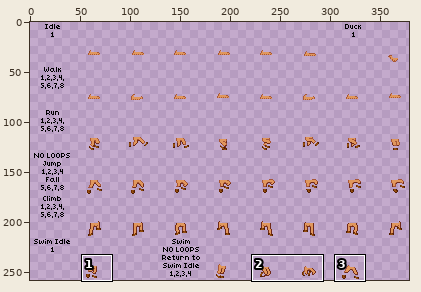
A sprite sheet gets an edit: src/items/armors/coatlica/coatlica-outfit1/pants.png. Above: a wide view before the commit, with the close-up outlined.
Close-up. First the earlier version:
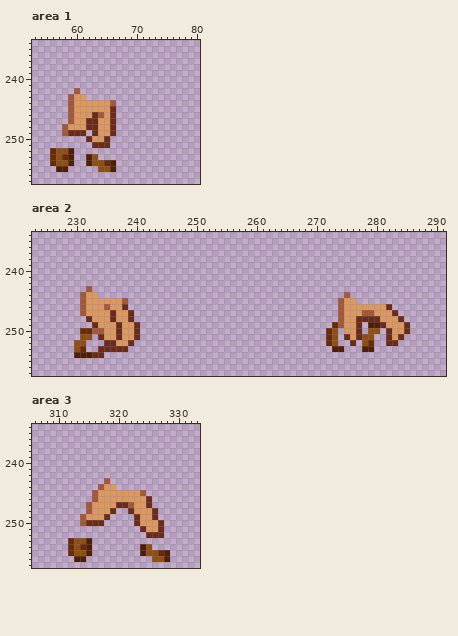
The file is 387x258 pixels. Shown: area 1: x 53..80, y 234..257; area 2: x 223..291, y 234..257; area 3: x 306..333, y 234..257. The wide view leaves out empty margins. The commit also changed other parts of the picture, which this record leaves out.
Once edited:
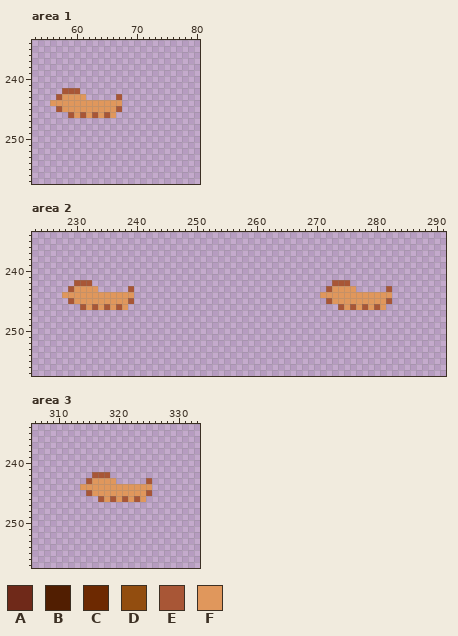
Palette (. is transparent): A #6f2919  B #511e01  C #6d2901  D #924d0f  E #a85636  F #e0975c
Edits made:
Changed rows in their new state; - is an unchanged pixel.
Area 1:
first column x 56:
242 --EE--------
243 -EFF-------E
244 FFFF------FF
245 -EFF------FE
246 -----E-EFEF-
247 ---........-
248 --.........-
249 --....-....-
250 ------....--
251 -------...--
252 ....--------
253 ....--..----
254 ....--.....-
255 -..-----...-
Area 2:
first column x 228:
242 --EEE----------------------------------------EEE----------
243 -EFFFF-----E--------------------------------EFFFF-----E---
244 FFFF--FFFFFF-------------------------------FFFFFFFFFFFF---
245 -EFF------FE--------------------------------EFF--FFFFFE---
246 -----E---EF-------------------------------------E-E-E-.---
247 ---.........----------------------------------..........--
248 ----........----------------------------------...........-
249 -----........--------------------------------.....-.......
250 ---..........-------------------------------..-...-..-....
251 ---..-.......-------------------------------..-.....--...-
252 --..---.....--------------------------------..--.-..--..--
253 --..--.....----------------------------------..---..------
254 --.....---------------------------------------------------
Area 3:
first column x 312:
242 ----EEE----------
243 ---EFFFF-----E---
244 --FFFF--FFFFFF---
245 ---EF-------FE---
246 ----.E-E-E-E-.---
247 ---...........---
248 ---.....--.....--
249 --.....----....--
250 --....-----.....-
251 ------------....-
252 -------------...-
253 ....-------------
254 ....--------..---
255 ....--------.....
256 -..-----------...
Changed places in both close-ups, as pixel boxes (x1, y1, x2, y2):
changed: (50, 88, 122, 172)
changed: (62, 280, 140, 358)
changed: (320, 280, 410, 352)
changed: (68, 472, 170, 562)
